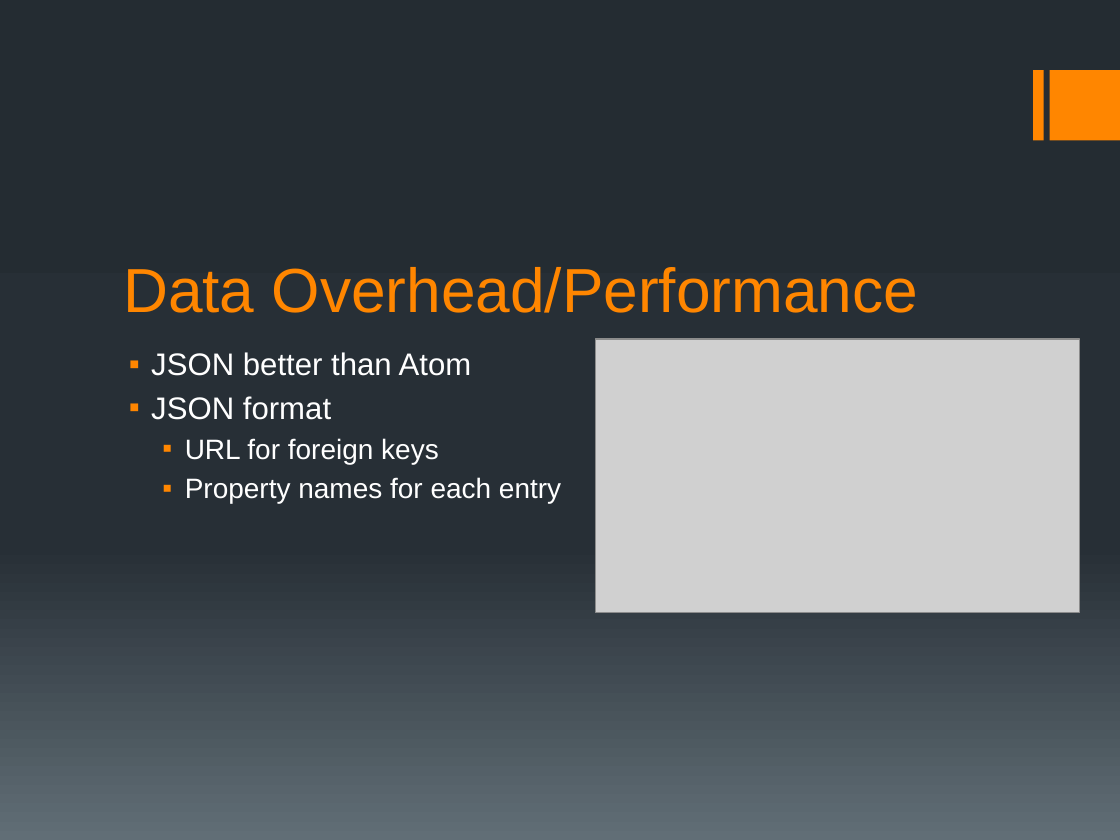
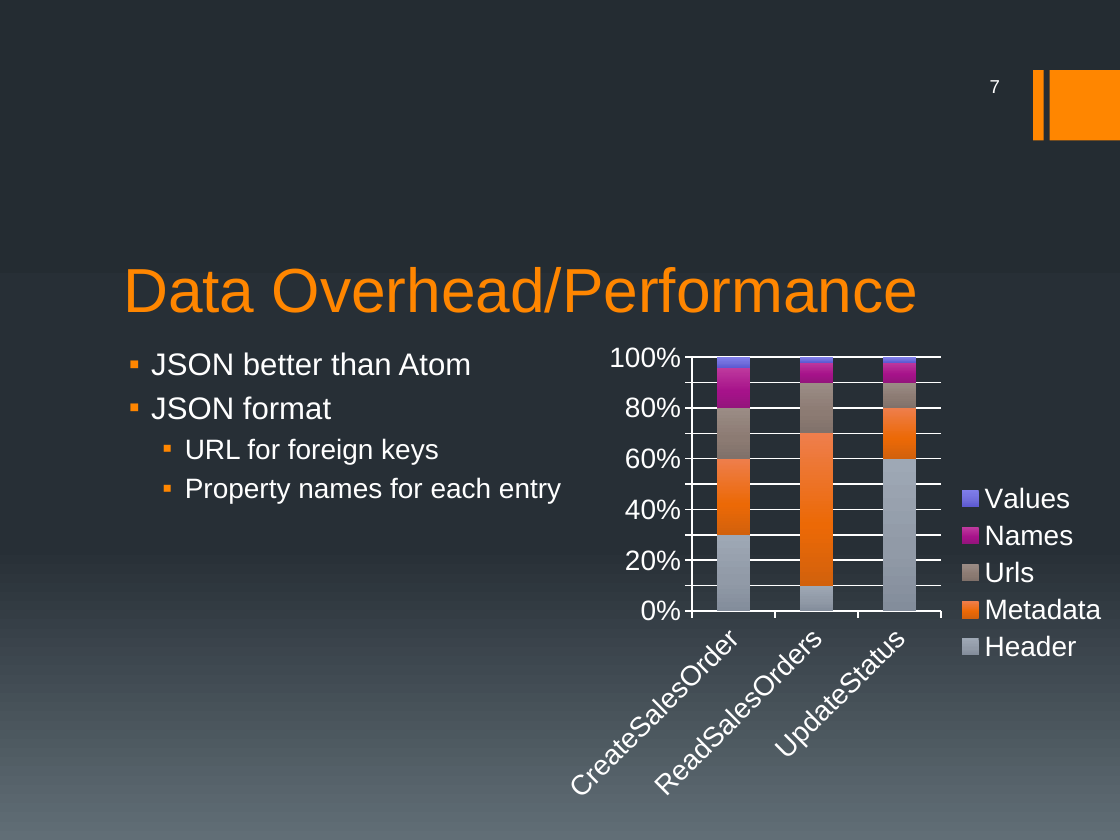
Before and after one commit to fleupold/odataerp, a slide deck: slide 7 of presentation/ODataERP II.pptx (slide 5 before the commit). Drawn at 1120x840 pixels with LibreOffice and Linux fonts; fonts in the diff are those of the drawing; grey boxes stand for pictures. Boxes give left, top, right and bottom in pixels: in the first picture for what was removed or moved away, otherwise in the second. Text is boxed around its words. In the diff, an @@ line names an element or a change of style, - is before the commit and + after.

Commit message:
presentation: Introduction slide added, performance measurement graph added

```diff
--- a/presentation/ODataERP II.pptx
+++ b/presentation/ODataERP II.pptx
@@ page number added at (x1=990, y1=80, x2=1000, y2=93), 12 pt, text #FFFFFF @@
+7
@@ column stacked 100% chart added at (x1=551, y1=332, x2=1120, y2=813) @@
+categories: CreateSalesOrder, ReadSalesOrders, UpdateStatus
+Header: 30, 10, 60
+Metadata: 30, 60, 20
+Urls: 20, 20, 10
+Names: 16, 8, 8
+Values: 4, 2, 2
@@ picture removed at (x1=595, y1=339, x2=1079, y2=613) @@
```
Also in this commit, not shown: 9 other slides changed, 3 slides added, 1 slide removed.
